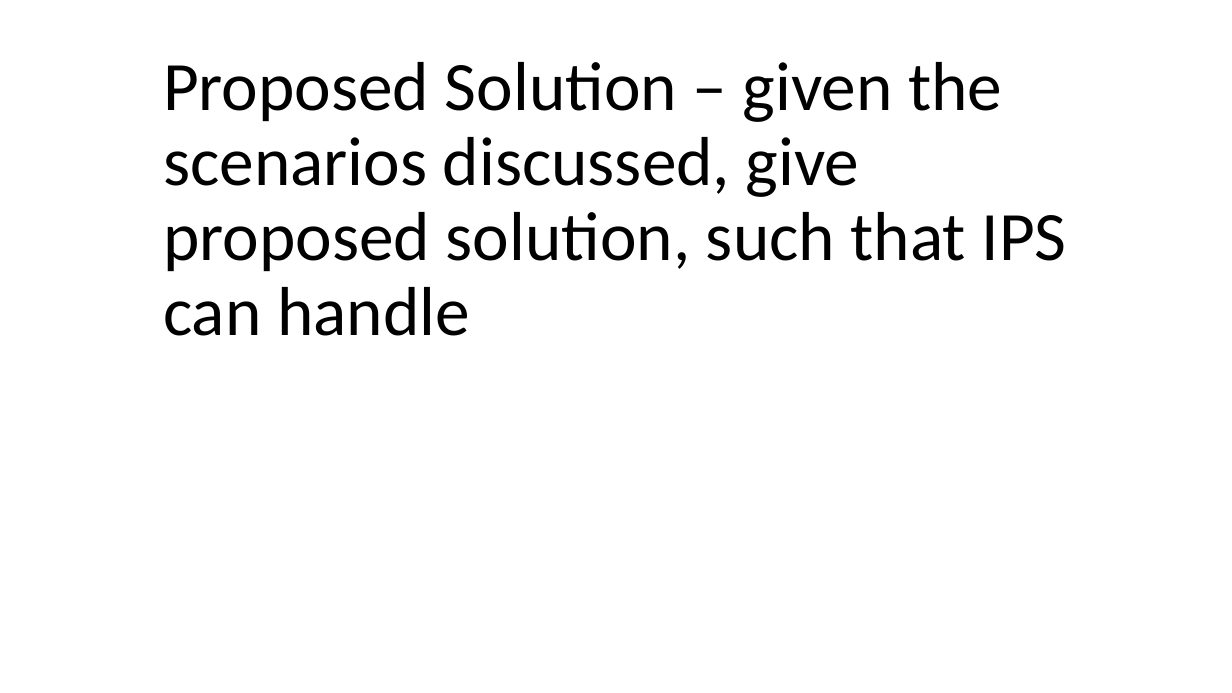
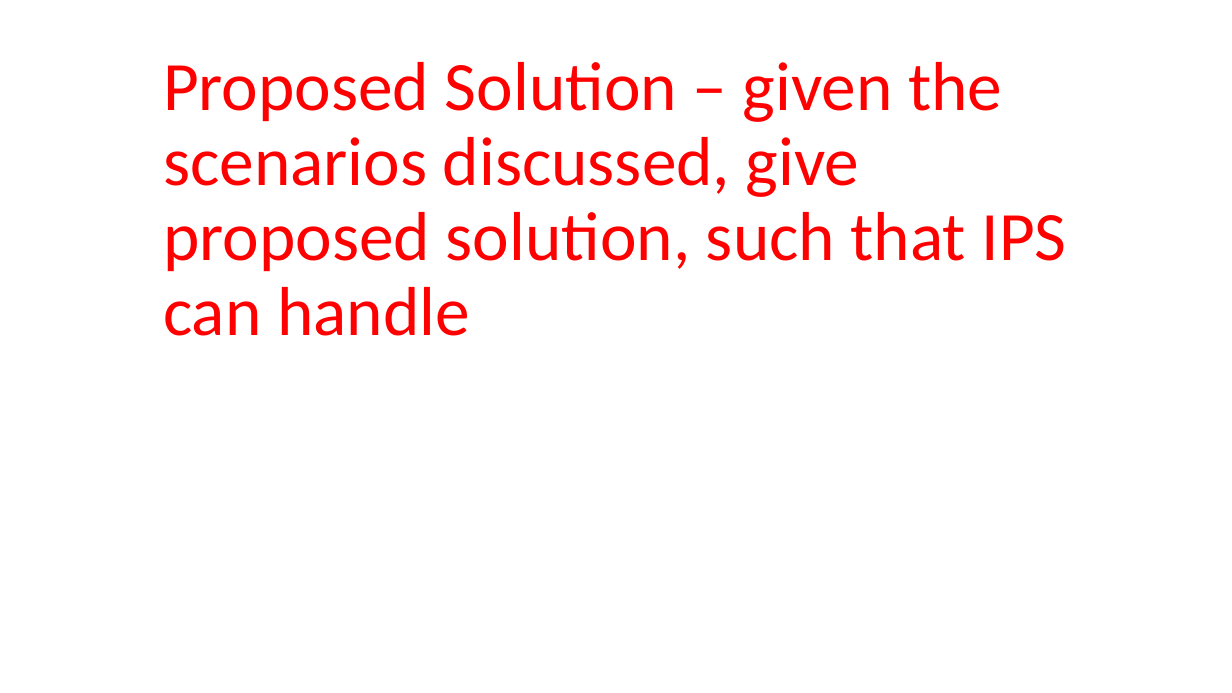
Before and after one commit to frankiemak/general, a slide deck: slide 10 of Presentation1.pptx (slide 5 before the commit). Drawn at 1232x693 pixels with LibreOffice and Linux fonts; fonts in the diff are those of the drawing. Boxes give left, top, right and bottom in pixels: in the first picture for what was removed or moved away, otherwise in the second. Text is boxed around its words. In the diff, an @@ line names an element or a change of style, - is before the commit and + after.

```diff
--- a/Presentation1.pptx
+++ b/Presentation1.pptx
@@ title "Proposed Solution – given the ..." at <box>163,62,1067,336</box>: text colour #000000 to #FF0000 @@
```
Also in this commit, not shown: 3 other slides changed, 7 slides added, 4 slides removed.
